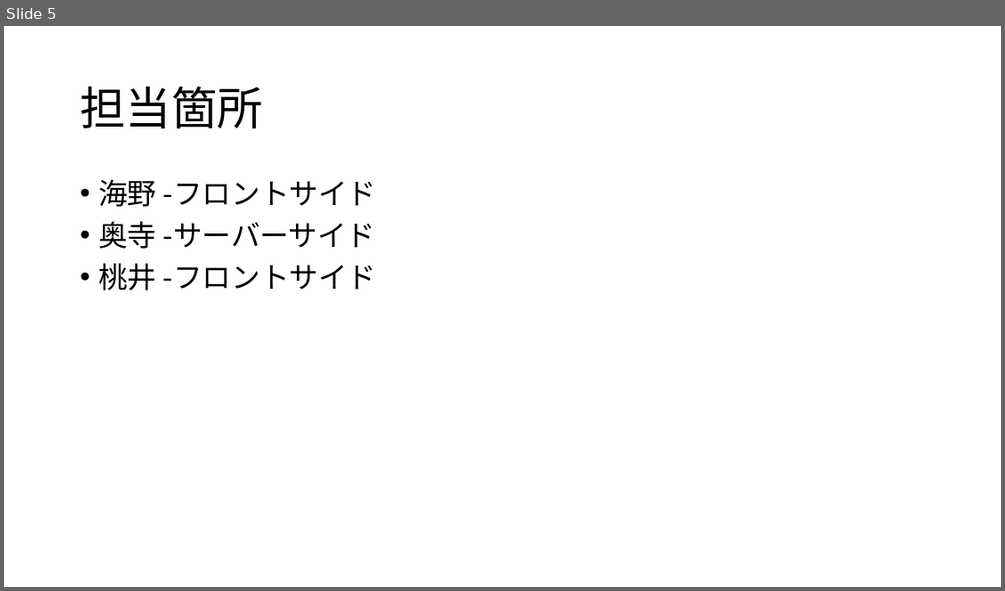
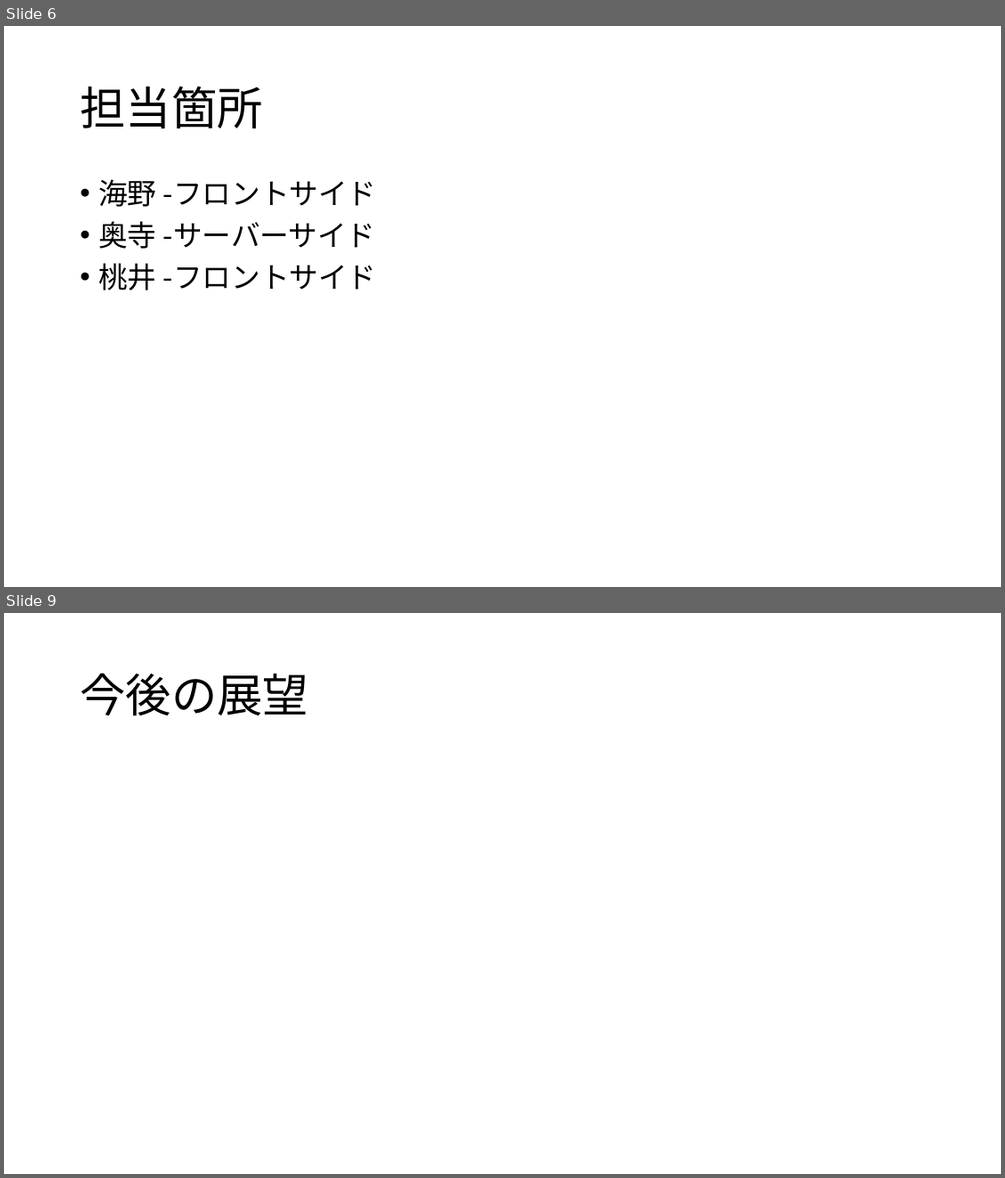
Before and after one commit to ColorSchemeSystem/CSS, a slide deck: CSS_プレゼン資料.pptx. Shown one above the other, each under a label of ours: slide 5 before the commit, slides 6 and 9 after it; the slides between them are not shown. The pictures are 1005x591 and 1005x1178 pixels, drawn with LibreOffice and Linux fonts; fonts in the diff are those of the drawing. Boxes give left, top, right and bottom in pixels: in the first picture for what was removed or moved away, otherwise in the second. Text is boxed around its words. In the diff, an @@ line names an element or a change of style, - is before the commit and + after.

```diff
--- a/CSS_プレゼン資料.pptx
+++ b/CSS_プレゼン資料.pptx
@@ slide 9 added at (4, 613, 1001, 1174), background #FFFFFF @@
@@ title added at (80, 673, 308, 716), 44 pt, text #000000 @@
+今後の展望
@@ what was slide 5 is now slide 6 @@
```
Also in this commit, not shown: 1 slide changed, 2 other slides added.
